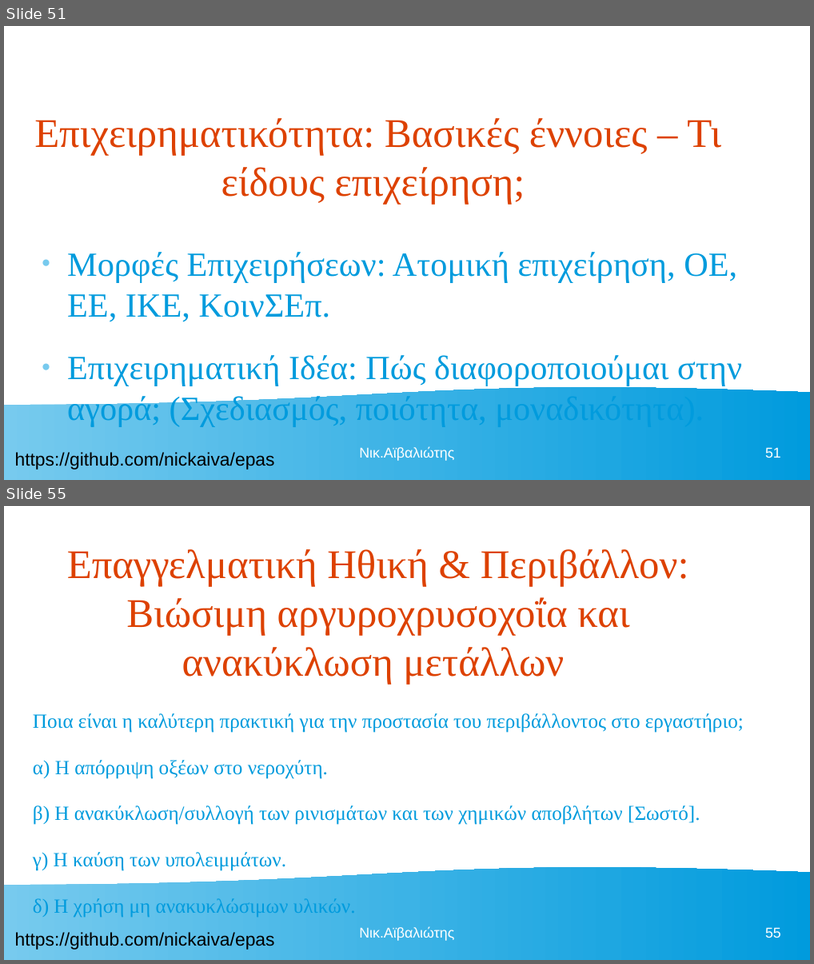
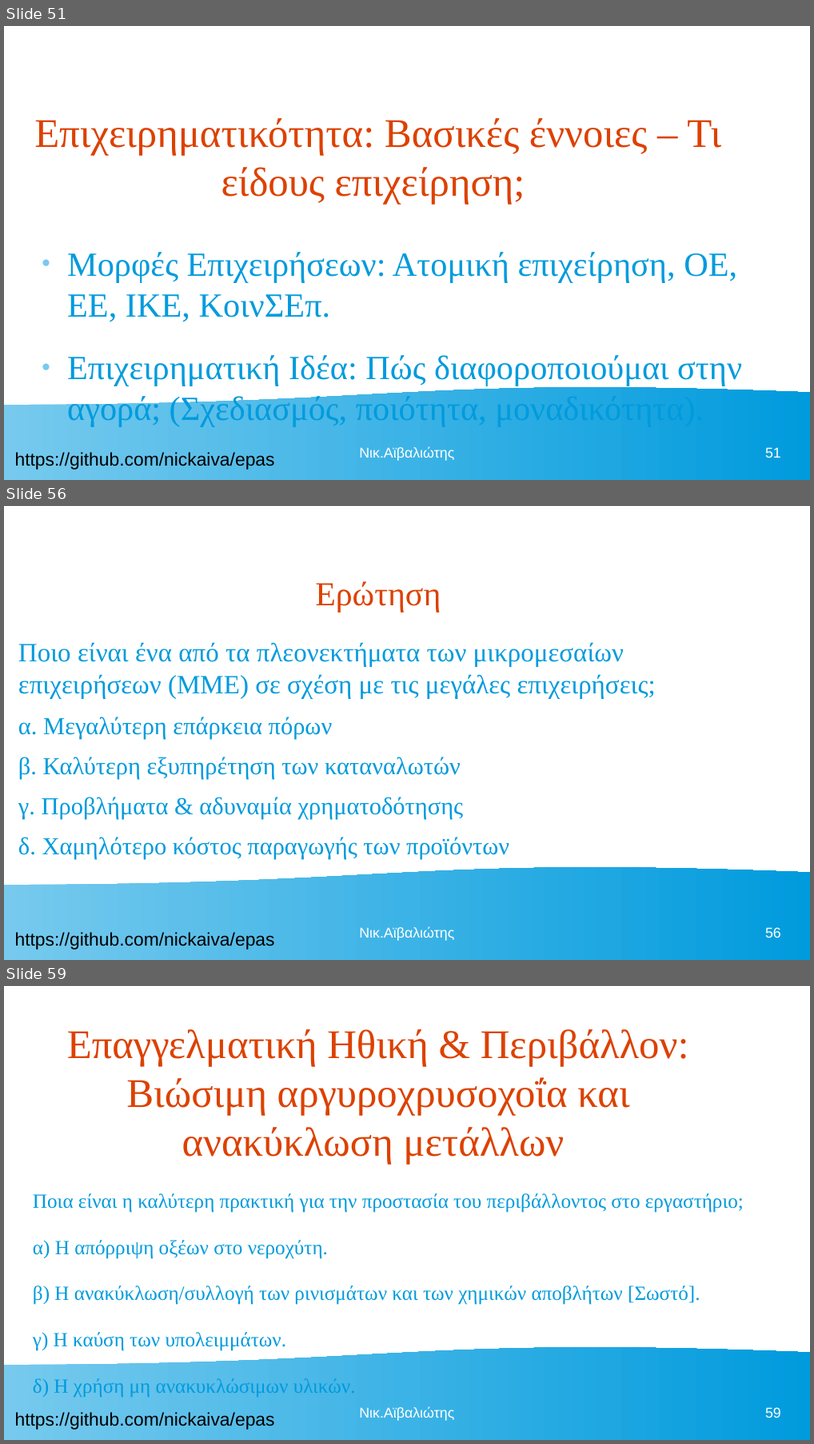
Before and after one commit to nickaiva/epas, a slide deck: ΠΕΡΙΒΑΛΛΟΝ ΕΡΓΑΣΙΑΣ.odp. Shown one above the other, each under a label of ours: slides 51 and 55 before the commit, slides 51, 56 and 59 after it; the slides between them are not shown. The pictures are 814x964 and 814x1444 pixels, drawn with LibreOffice and Linux fonts; fonts in the diff are those of the drawing. Boxes give left, top, right and bottom in pixels: in the first picture for what was removed or moved away, otherwise in the second. Text is boxed around its words. In the diff, an @@ line names an element or a change of style, - is before the commit and + after.

```diff
--- a/ΠΕΡΙΒΑΛΛΟΝ ΕΡΓΑΣΙΑΣ.odp
+++ b/ΠΕΡΙΒΑΛΛΟΝ ΕΡΓΑΣΙΑΣ.odp
@@ slide 56 added at (x1=4, y1=506, x2=810, y2=960), background #FFFFFF; not listed: 2 template elements that a slide beside it also shows @@
@@ title added at (x1=315, y1=581, x2=441, y2=612), 33 pt, text #DD4100 @@
+Ερώτηση
@@ text added at (x1=18, y1=642, x2=656, y2=859), 24 pt, text #009BDD @@
+Ποιο είναι ένα από τα πλεονεκτήματα των μικρομεσαίων επιχειρήσεων (ΜΜΕ) σε σχέση με τις μεγάλες επιχειρήσεις;
+α. Μεγαλύτερη επάρκεια πόρων
+β. Καλύτερη εξυπηρέτηση των καταναλωτών
+γ. Προβλήματα & αδυναμία χρηματοδότησης
+δ. Χαμηλότερο κόστος παραγωγής των προϊόντων
@@ text added at (x1=359, y1=927, x2=454, y2=940), 14 pt, text #FFFFFF @@
+Νικ.Αϊβαλιώτης
@@ page number added at (x1=766, y1=927, x2=782, y2=937), 14 pt, text #FFFFFF @@
+56
@@ what was slide 55 is now slide 59 @@
@@ page number at (x1=766, y1=1407, x2=782, y2=1417): text changed @@
-55
+59
```
Also in this commit, not shown: 3 slides changed, 6 other slides added, 1 other file.
